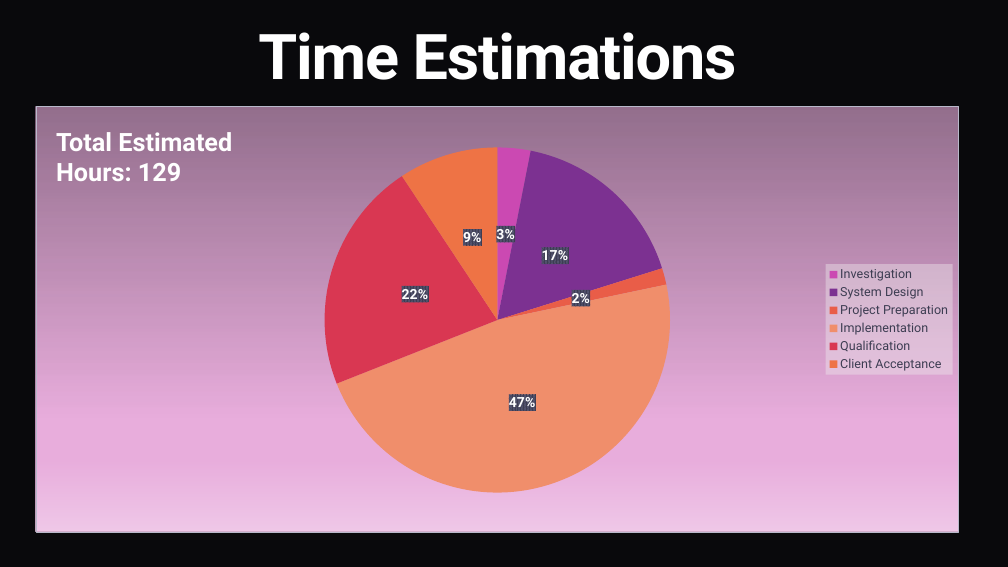
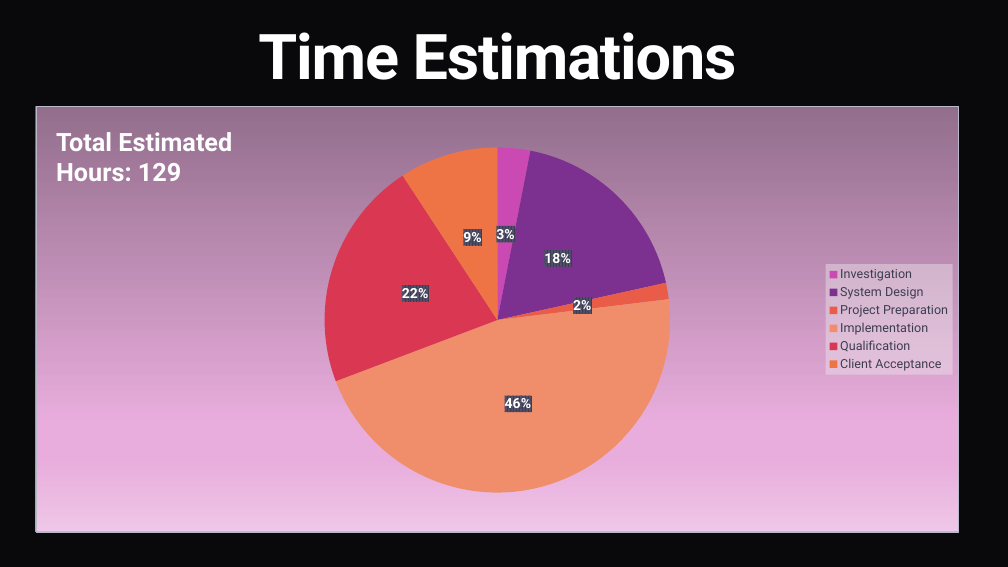
Before and after one commit to g2yoanivanov/ict-strypes-internship, a slide deck: slide 4 of 02_wbs_task/Internal_Task_Management_System.pptx. Drawn at 1008x567 pixels with LibreOffice and Linux fonts; fonts in the diff are those of the drawing. Boxes give left, top, right and bottom in pixels: in the first picture for what was removed or moved away, otherwise in the second. Text is boxed around its words. In the diff, an @@ line names an element or a change of style, - is before the commit and + after.

```diff
--- a/02_wbs_task/Internal_Task_Management_System.pptx
+++ b/02_wbs_task/Internal_Task_Management_System.pptx
@@ pie chart at [36, 107, 960, 532] @@
@@ Series 1, System Design: 17 to 18 @@
@@ Series 1, Implementation: 47 to 46 @@
```
Also in this commit, not shown: 3 other files.
